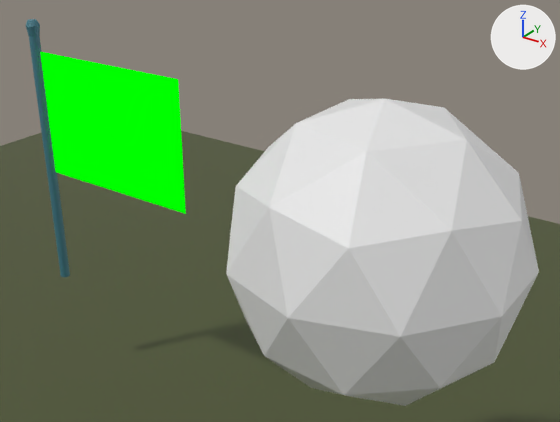
What one commit did to the Blender file tests/cloth.blend.
Both versions are drawn from a 50 mm camera at (5.85, -4.45, 3.78) aimed at (2.47, 0.33, 1.11). The axes (+X, +Y, +Z) are drawn at upper right. The lights are the same throughout.

Names of what the first picture shows: 'Icosphere', 'Plane', 'Pole', 'Scarf'.
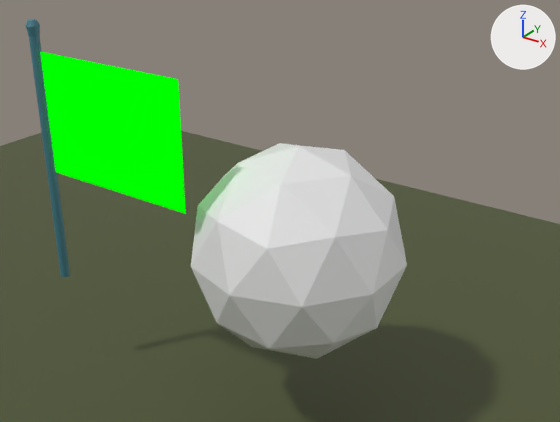
Scene script edits in JSON lines:
```json
{"op": "set", "path": "ob_icosphere.location", "old": "(3.786, -0.456, 1.483)", "new": "(2.329, 0.812, 0.513)"}
```

What differs and where, as boxes (x1, y1, x2, y2) in the pictures (560 x 422 px):
```json
{"object": "Icosphere", "change": "moved", "before": [226, 99, 539, 406], "after": [191, 143, 407, 359]}
```
